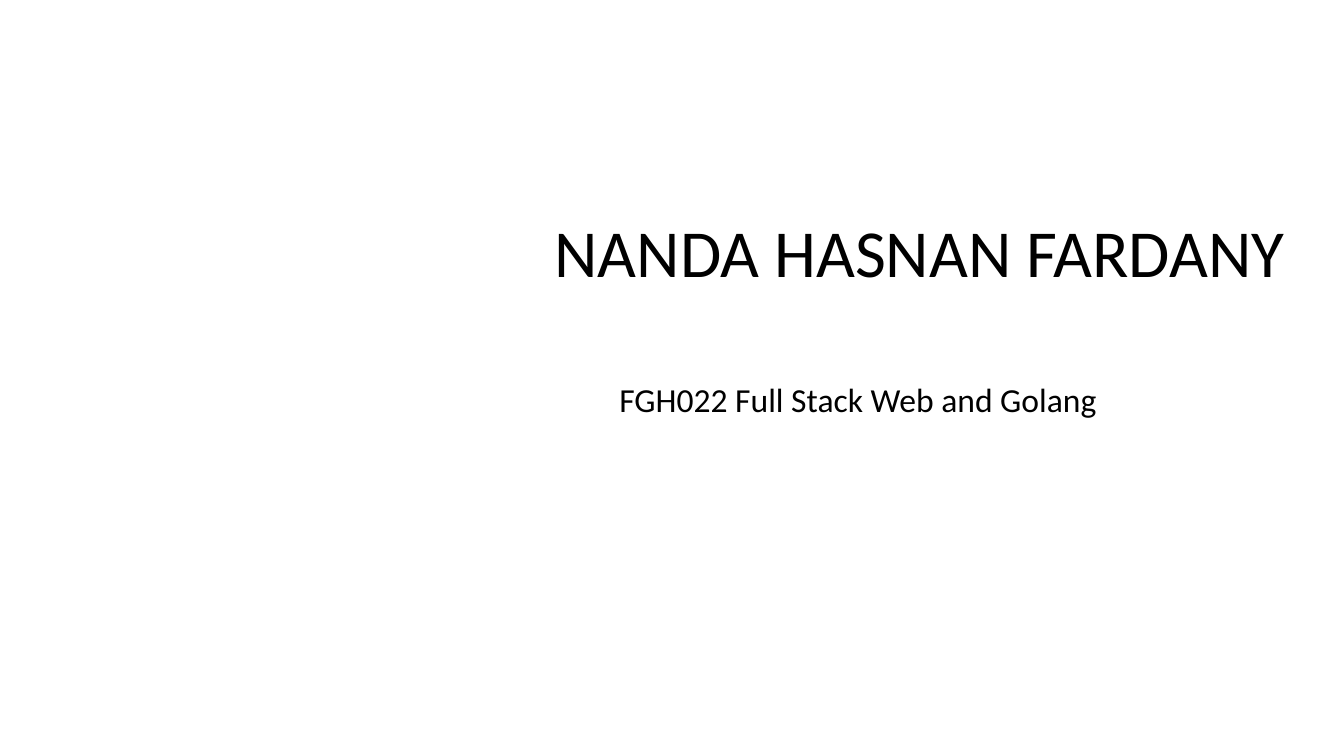
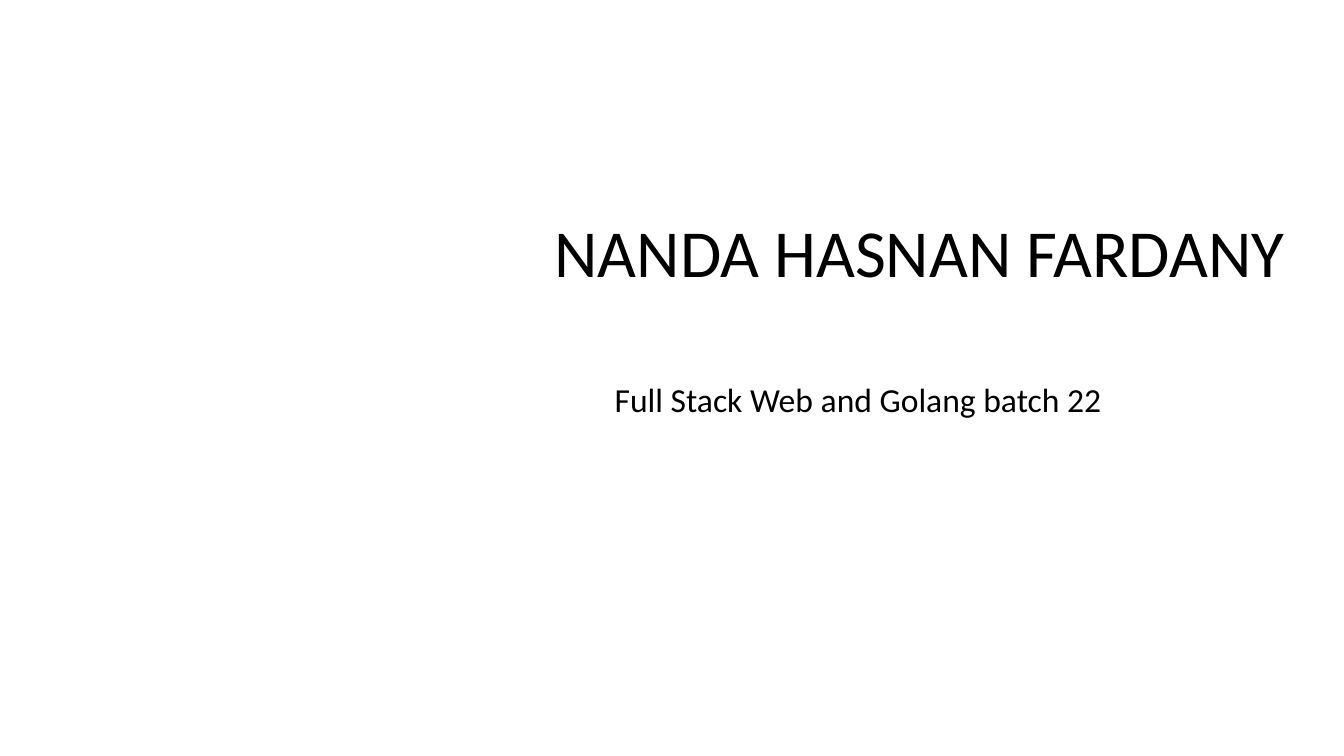
Before and after one commit to NandaHasnan/backend, a slide deck: slide 1 of ppt 2.pptx. Drawn at 1344x756 pixels with LibreOffice and Linux fonts; fonts in the diff are those of the drawing; background and template pictures are left out. Boxes give left, top, right and bottom in pixels: in the first picture for what was removed or moved away, otherwise in the second. Text is boxed around its words. In the diff, an @@ line names an element or a change of style, - is before the commit and + after.

```diff
--- a/ppt 2.pptx
+++ b/ppt 2.pptx
@@ subtitle at bbox=[615, 388, 1101, 418]: text changed @@
-FGH022 Full Stack Web and Golang
+Full Stack Web and Golang batch 22
```
Also in this commit, not shown: 1 other slide changed, 2 slides added, 4 other files.
